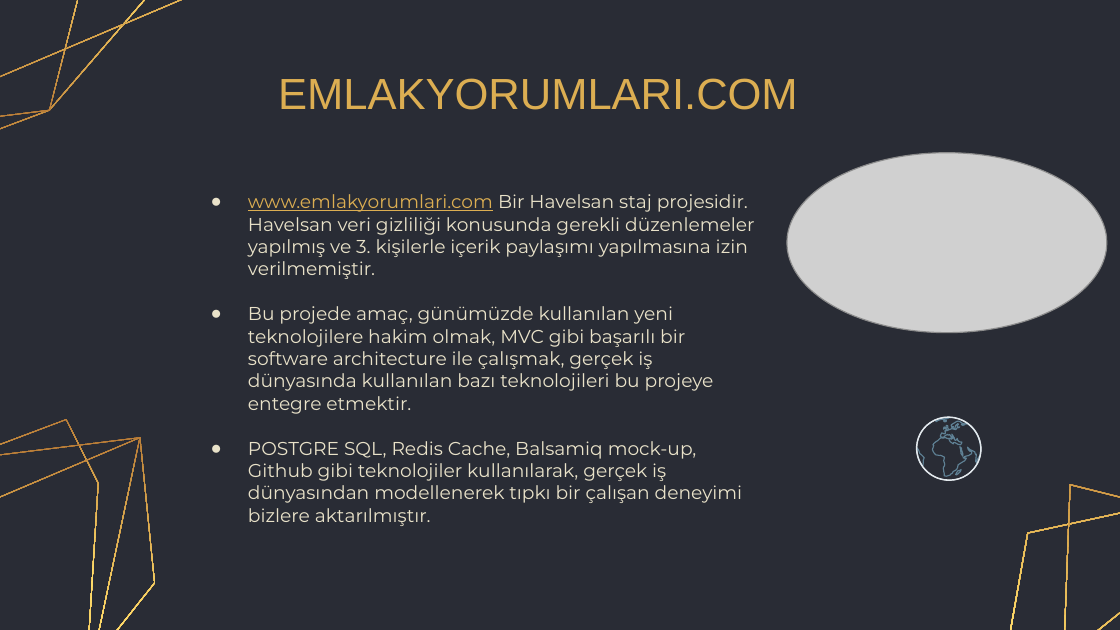
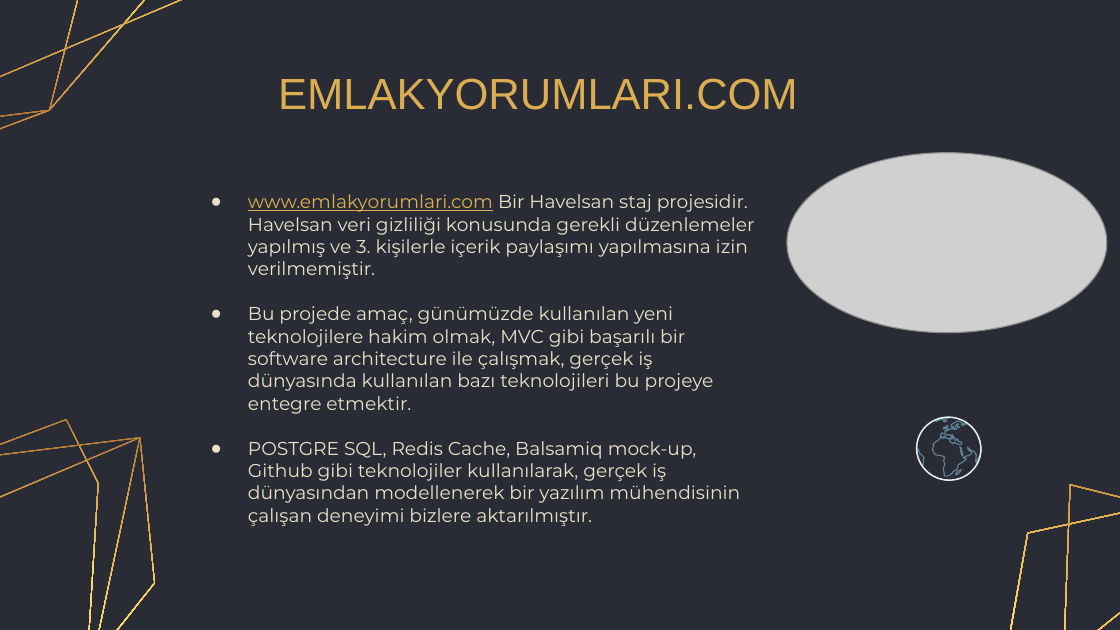
Before and after one commit to cmlblbn/Emlak_Yorumlari.com, a slide deck: slide 23 of Project_presentation/Project_presentation.pptx. Drawn at 1120x630 pixels with LibreOffice and Linux fonts; fonts in the diff are those of the drawing; grey boxes stand for pictures. Boxes give left, top, right and bottom in pixels: in the first picture for what was removed or moved away, otherwise in the second. Text is boxed around its words. In the diff, an @@ line names an element or a change of style, - is before the commit and + after.

```diff
--- a/Project_presentation/Project_presentation.pptx
+++ b/Project_presentation/Project_presentation.pptx
@@ text at (248, 441, 740, 526): text changed @@
-● POSTGRE SQL, Redis Cache, Balsamiq mock-up, Github gibi teknolojiler kullanılarak, gerçek iş dünyasından modellenerek tıpkı bir çalışan deneyimi bizlere aktarılmıştır.
+● POSTGRE SQL, Redis Cache, Balsamiq mock-up, Github gibi teknolojiler kullanılarak, gerçek iş dünyasından modellenerek bir yazılım mühendisinin çalışan deneyimi bizlere aktarılmıştır.
```
Also in this commit, not shown: 11 other slides changed.
